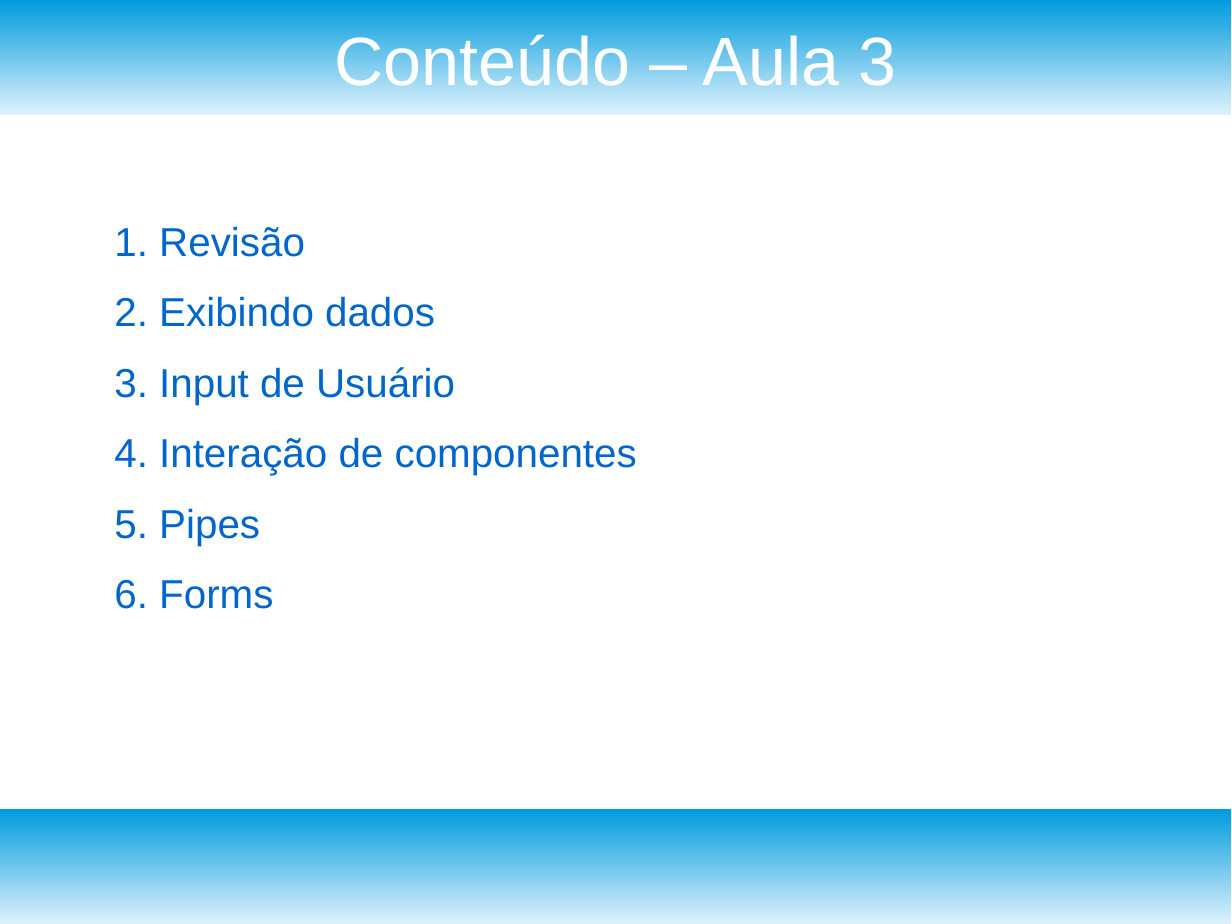
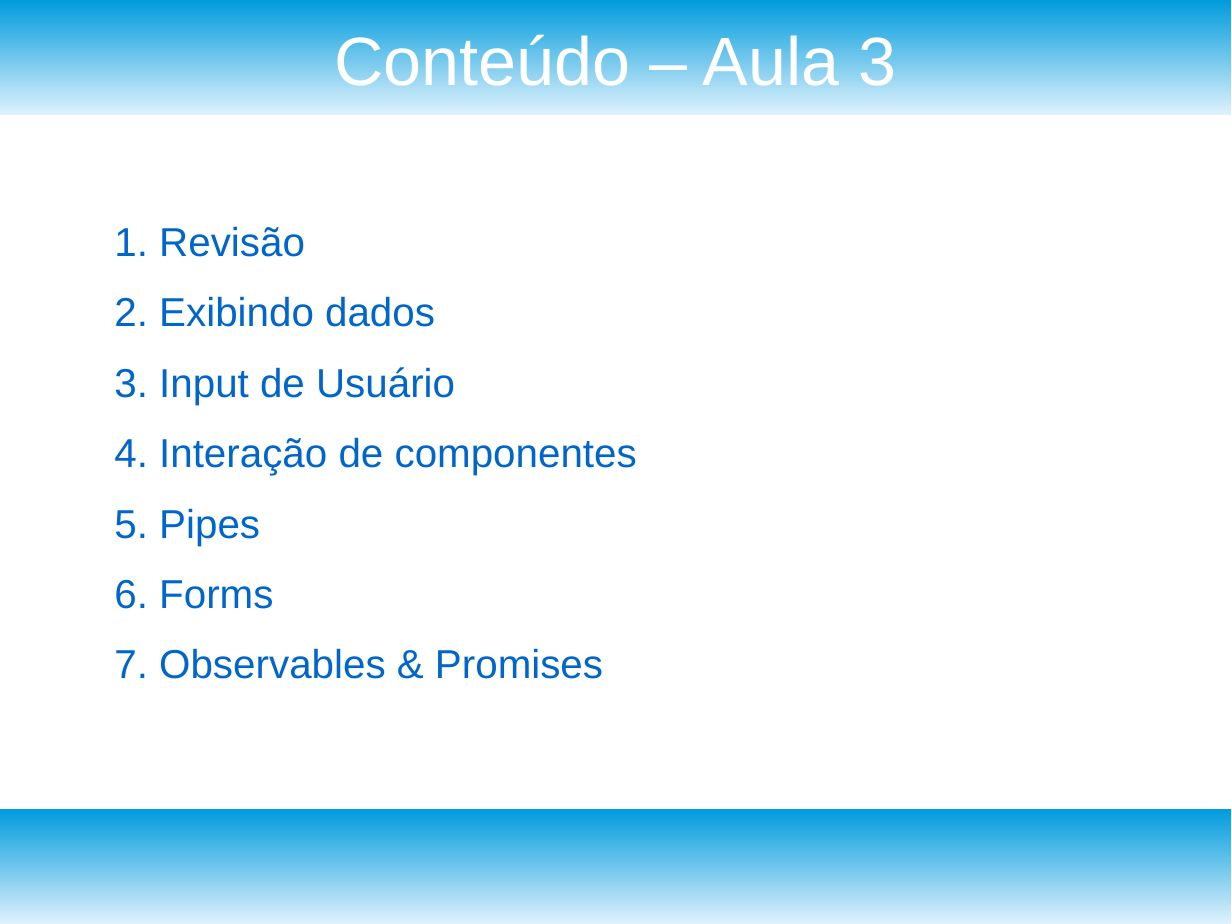
Before and after one commit to josivanribeiro/treinamentoangular, a slide deck: slide 2 of TreinamentoAngular_Aula_3.odp. Drawn at 1232x924 pixels with LibreOffice and Linux fonts; fonts in the diff are those of the drawing. Boxes give left, top, right and bottom in pixels: in the first picture for what was removed or moved away, otherwise in the second. Text is boxed around its words. In the diff, an @@ line names an element or a change of style, - is before the commit and + after.

Commit message:
Adicionado conteudo sobre observables

```diff
--- a/TreinamentoAngular_Aula_3.odp
+++ b/TreinamentoAngular_Aula_3.odp
@@ text at [114,648,603,679]: paragraph added @@
+7. Observables & Promises
```
Also in this commit, not shown: 8 slides added.
